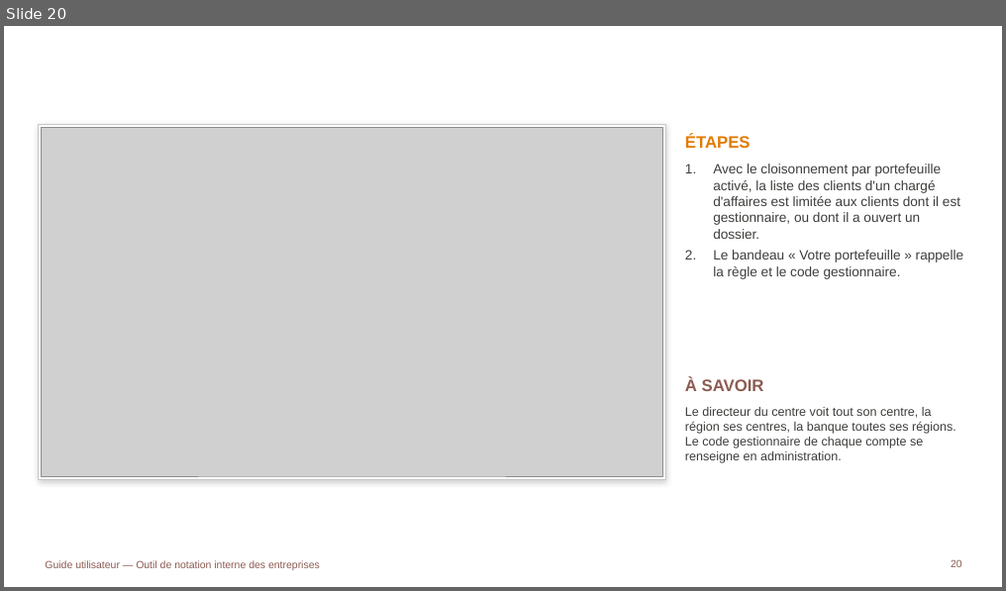
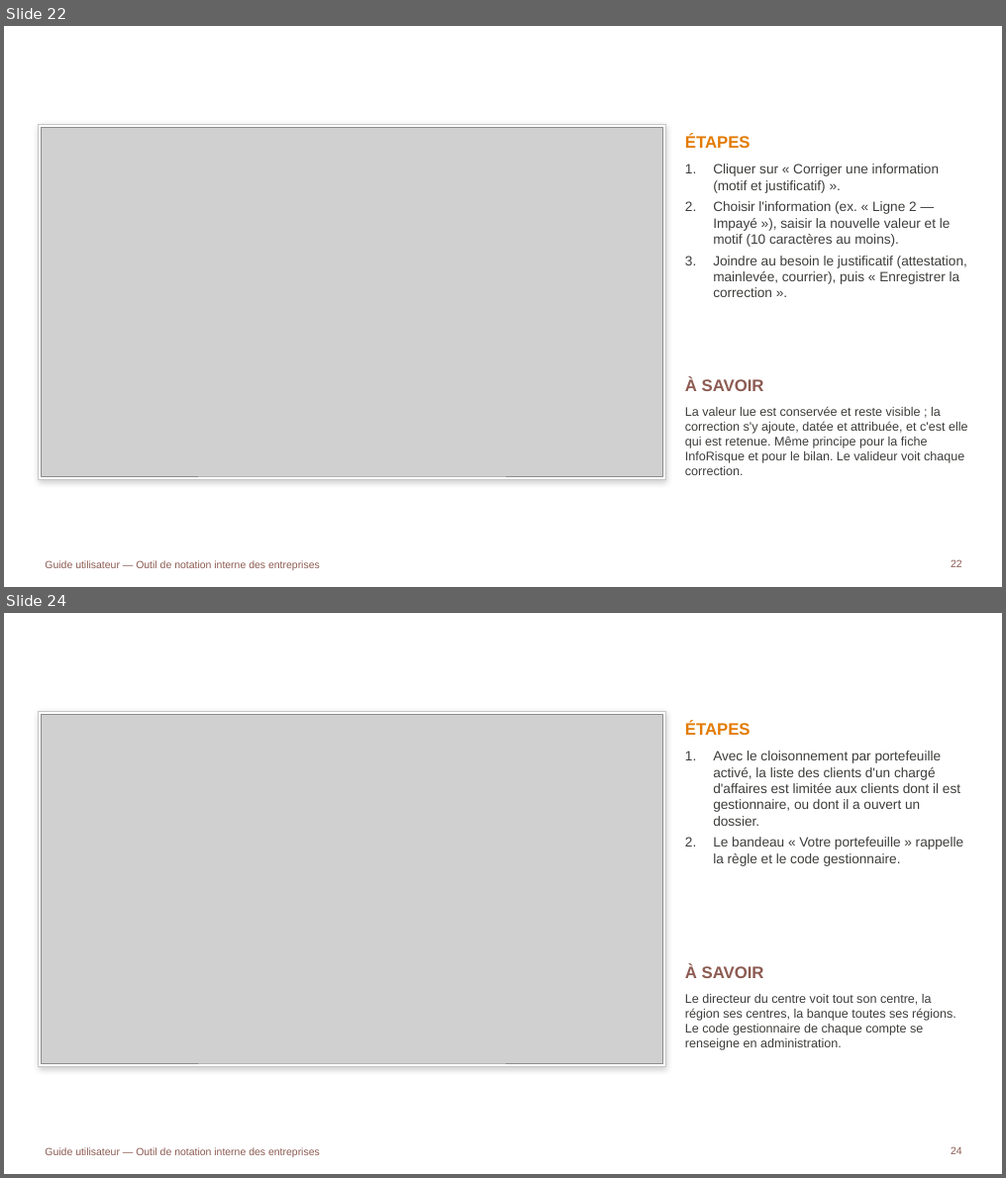
Before and after one commit to tariqeddoumi/Entreprise-scoring-cl, a slide deck: docs/guides/Guide_utilisateur_outil_notation.pptx. Shown one above the other, each under a label of ours: slide 20 before the commit, slides 22 and 24 after it; the slides between them are not shown. The pictures are 1006x591 and 1006x1178 pixels, drawn with LibreOffice and Linux fonts; fonts in the diff are those of the drawing; grey boxes stand for pictures; background and template pictures are left out. Boxes give left, top, right and bottom in pixels: in the first picture for what was removed or moved away, otherwise in the second. Text is boxed around its words. In the diff, an @@ line names an element or a change of style, - is before the commit and + after.

```diff
--- a/docs/guides/Guide_utilisateur_outil_notation.pptx
+++ b/docs/guides/Guide_utilisateur_outil_notation.pptx
@@ slide 22 added at [4, 26, 1002, 587], background #FFFFFF; not listed: 1 template element that a slide beside it also shows @@
@@ title added at [53, 49, 868, 107], 24 pt, text #FFFFFF, bold @@
+CORRIGER UNE INFORMATION PAR UNE CORRECTION MOTIVÉE
@@ rectangle added at [39, 124, 665, 479], fill #FFFFFF, outline #C6C6C6 0.75 pt @@
@@ picture added at [42, 127, 662, 476] @@
@@ text added at [685, 135, 750, 148], 16 pt, text #E37B05, bold @@
+ÉTAPES
@@ text added at [713, 164, 967, 297], 13 pt, text #3D3D3B @@
+1. Cliquer sur « Corriger une information (motif et justificatif) ».
+2. Choisir l'information (ex. « Ligne 2 — Impayé »), saisir la nouvelle valeur et le motif (10 caractères au moins).
+3. Joindre au besoin le justificatif (attestation, mainlevée, courrier), puis « Enregistrer la correction ».
@@ text added at [685, 377, 764, 391], 16 pt, text #8C5B52, bold @@
+À SAVOIR
@@ text added at [685, 406, 968, 475], 12 pt, text #3D3D3B @@
+La valeur lue est conservée et reste visible ; la correction s'y ajoute, datée et attribuée, et c'est elle qui est retenue. Même principe pour la fiche InfoRisque et pour le bilan. Le valideur voit chaque correction.
@@ page number added at [950, 560, 962, 568], 10 pt, text #8C5B52 @@
+22
@@ what was slide 20 is now slide 24 @@
@@ page number at [950, 1147, 962, 1155]: text changed @@
-20
+24
```
Also in this commit, not shown: 11 slides changed, 7 other slides added, 18 other files.
